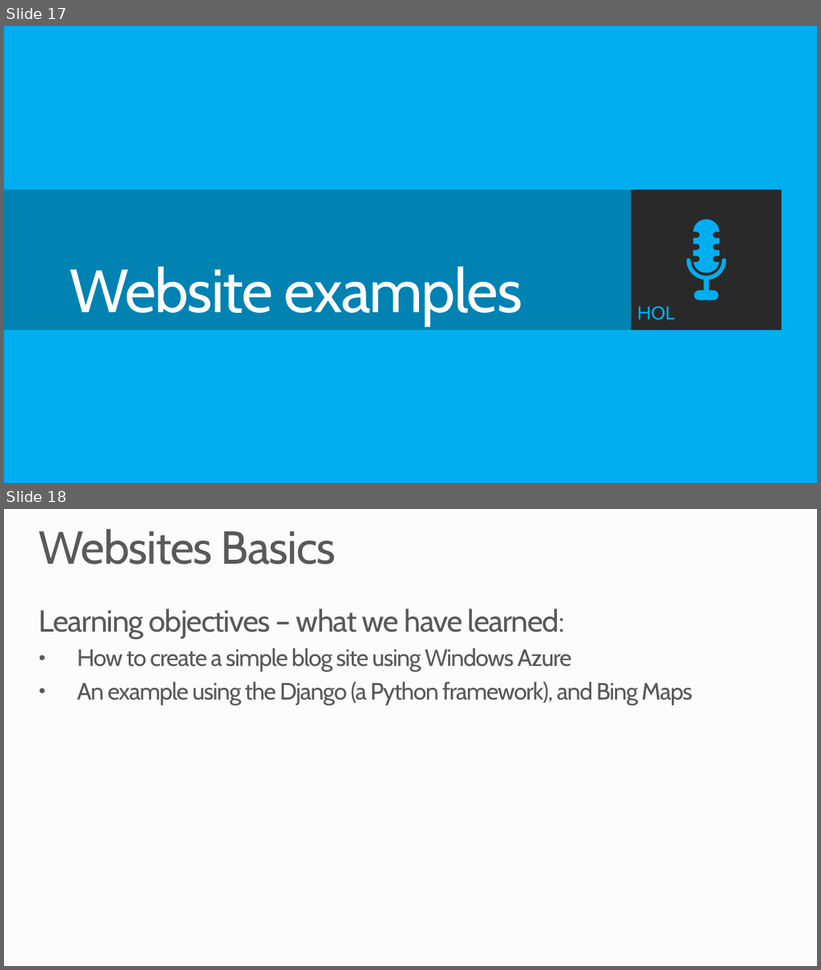
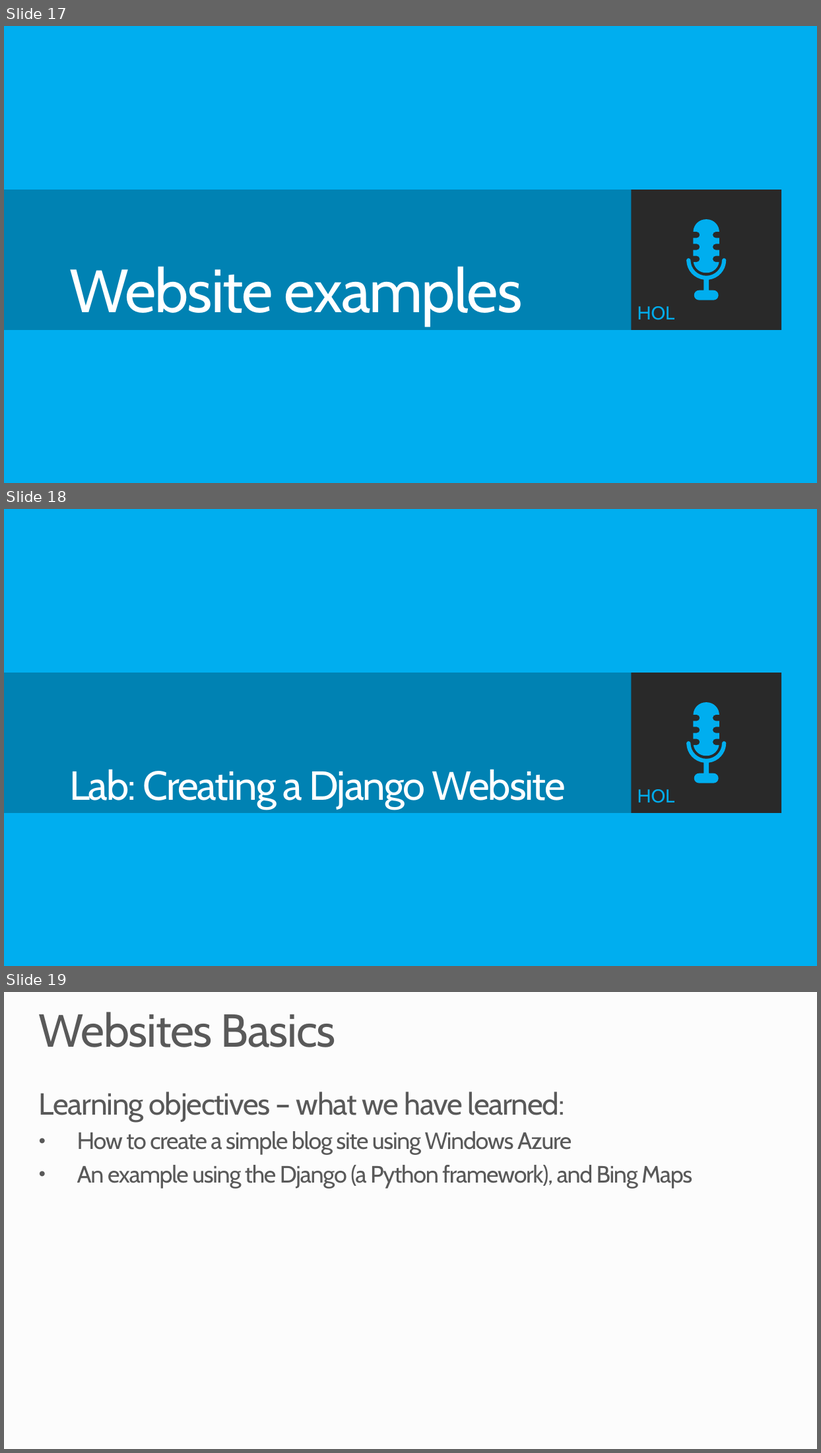
Before and after one commit to MSRConnections/Azure-training-course, a slide deck: Day 1/2. HOL WindowsAzure Web Sites/Windows Azure Websites.pptx. Shown one above the other, each under a label of ours: slides 17 and 18 before the commit, slides 17, 18 and 19 after it. The pictures are 821x970 and 821x1453 pixels, drawn with LibreOffice and Linux fonts; fonts in the diff are those of the drawing; background and template pictures are left out. Boxes give left, top, right and bottom in pixels: in the first picture for what was removed or moved away, otherwise in the second. Text is boxed around its words. In the diff, an @@ line names an element or a change of style, - is before the commit and + after.

```diff
--- a/Day 1/2. HOL WindowsAzure Web Sites/Windows Azure Websites.pptx
+++ b/Day 1/2. HOL WindowsAzure Web Sites/Windows Azure Websites.pptx
@@ slide 18 added at [4,509,817,966], background #00AEEF @@
@@ rectangle added at [777,605,817,881], fill #00AEEF @@
@@ rectangle added at [4,673,632,813], fill #0083B3 @@
@@ rectangle added at [632,673,781,813], fill #292929, 22 pt, text #00AEEF @@
+HOL
@@ freeform shape added at [686,702,726,784], fill #00AEEF @@
@@ title added at [69,769,566,809], 48 pt, text #FFFFFF @@
+Lab: Creating a Django Website
@@ what was slide 18 is now slide 19 @@
```
Also in this commit, not shown: 4 other files.
